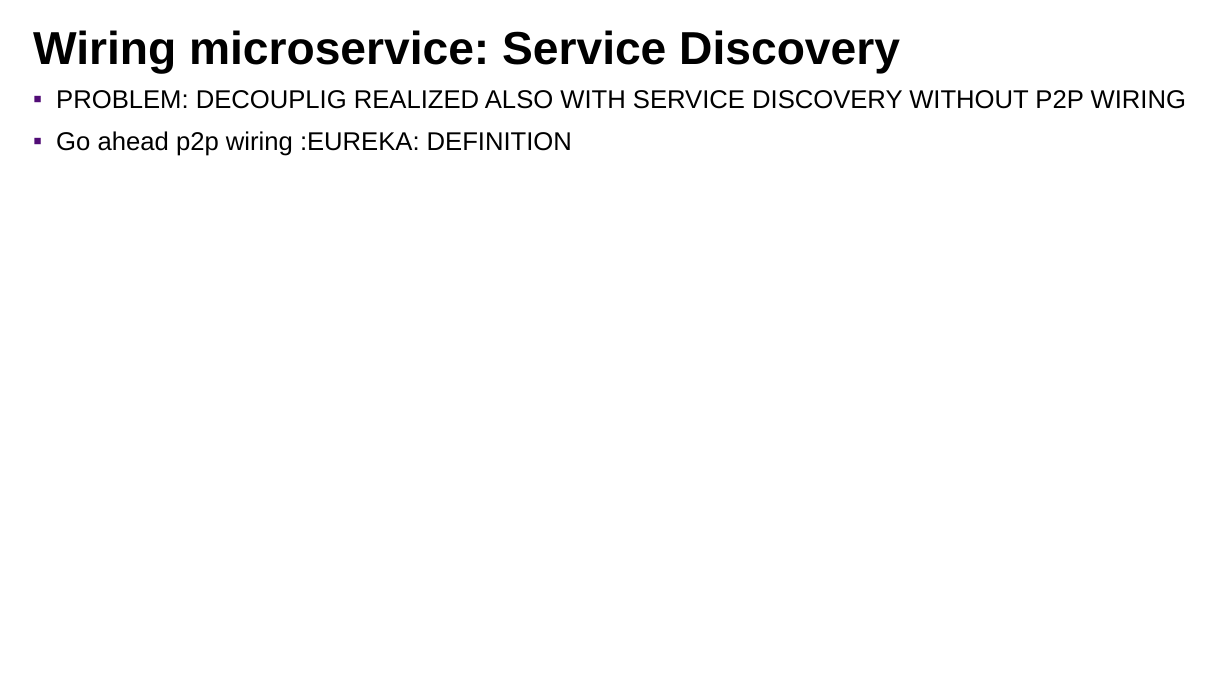
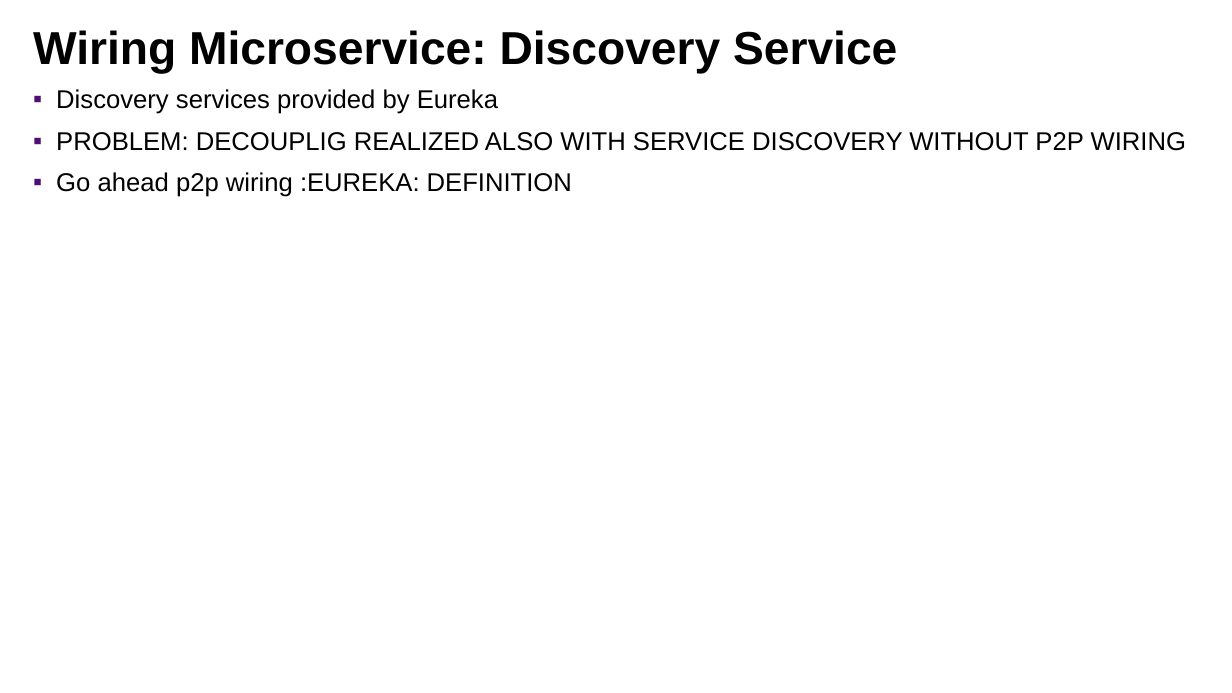
Before and after one commit to lbennardis/microS_code2016_DOCS, a slide deck: slide 35 of luigiBennardisMicroservices.pptx (slide 38 before the commit). Drawn at 1232x693 pixels with LibreOffice and Linux fonts; fonts in the diff are those of the drawing; background and template pictures are left out. Boxes give left, top, right and bottom in pixels: in the first picture for what was removed or moved away, otherwise in the second. Text is boxed around its words. In the diff, an @@ line names an element or a change of style, - is before the commit and + after.

```diff
--- a/luigiBennardisMicroservices.pptx
+++ b/luigiBennardisMicroservices.pptx
@@ title at box(33, 30, 897, 74): text changed @@
-Wiring microservice: Service Discovery
+Wiring Microservice: Discovery Service
@@ text at box(56, 89, 498, 114): paragraph added @@
+▪ Discovery services provided by Eureka
```
Also in this commit, not shown: 14 other slides changed, 5 slides added, 1 slide removed.
